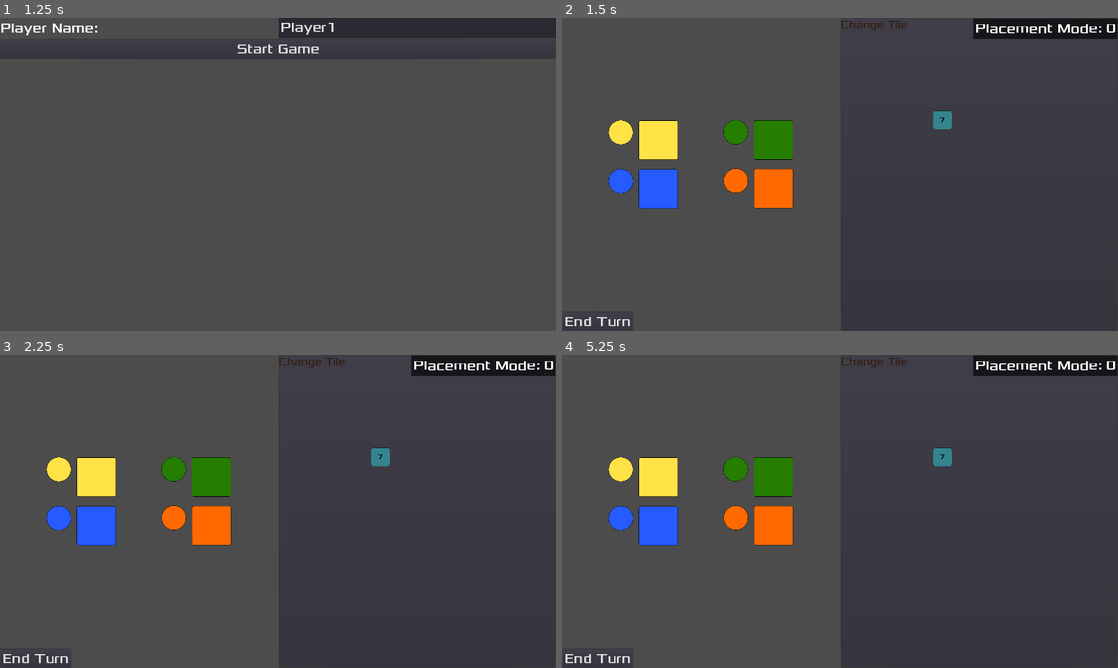
Above: before the commit, frames 1-4 (two rows, left to right).
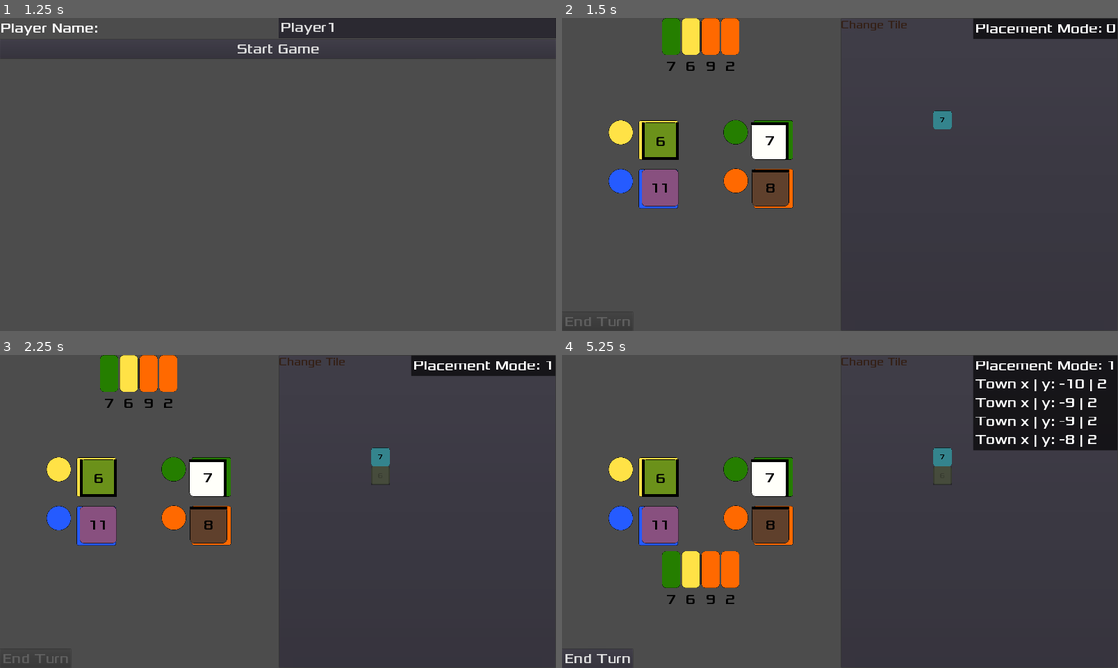
Above: after the commit, the same moments.

Repository: Structed/alcaramba
Game: Godot game, scene res://Drawable/MainMenu/MainMenu.tscn
Two runs of this game, one before a commit and one after it. Both use one fixed random seed, a clock stepped at 60 frames per second and the inputs below.
Inputs (mouse positions are in pixels of both pictures, inside the frame that each line leads up to):
- Up to frame 1 (1.25 s): click "New Game" at 0.5 s
- Up to frame 2 (1.5 s): click "Start Game" at 1.25 s
- Up to frame 3 (2.25 s): click (100, 477) at 2 s
- Up to frame 4 (5.25 s): click "7" at 2.75 s; click (678, 401) at 3.5 s, where only the run after the commit has a clickable "6"; click (689, 401) at 4.25 s, where only the run after the commit has a clickable "9"; click (701, 401) at 5 s, where only the run after the commit has a clickable "2"

Frame 1 is identical in both runs. In frame 2, 4.9% of the frame differs, in the area x 0-41%, y 0-99%; in frame 3, 4.9%; in frame 4, 11%, in the area x 14-100%, y 2-80%.
Error before the commit: Invalid get index '_id' (on base: 'Nil'). (res://Drawable/Town/Town.gd:213)

Commit message:
On Market Scene launch, automatically "end turn" to refill markets

Diff:
--- a/src/alcaramba/Drawable/Market/Market.gd
+++ b/src/alcaramba/Drawable/Market/Market.gd
@@ -13,6 +13,7 @@
 func _ready():
 	Global.stack_tiles.shuffle()
 	money_market.connect("money_card_selected", self, "_on_money_card_selected")
+	_on_EndTurnButton_pressed()
 
 # Called every frame. 'delta' is the elapsed time since the previous frame.
 func _process(_delta):
